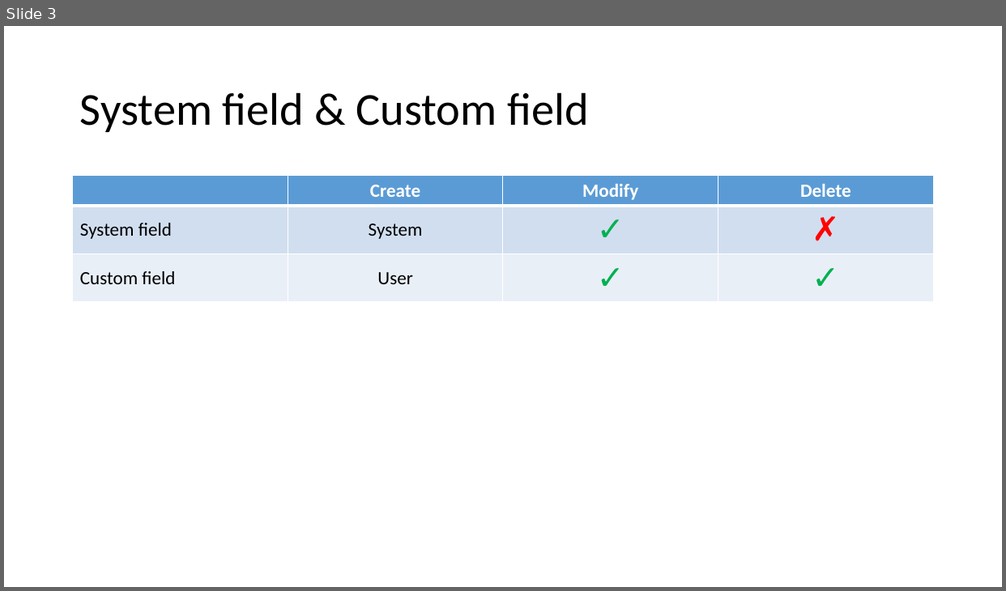
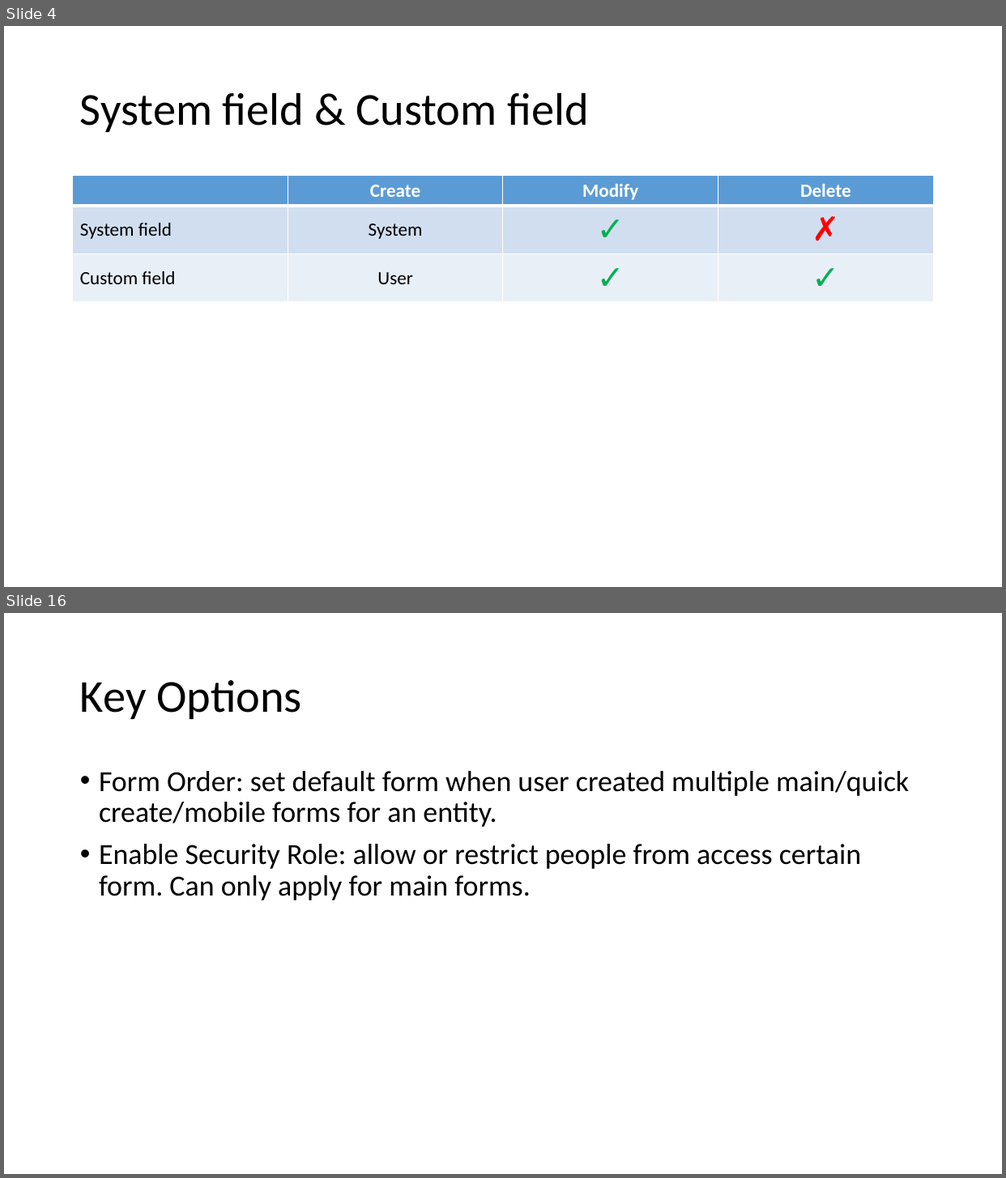
Before and after one commit to hevilhuy/Reports, a slide deck: Document/Report 2.pptx. Shown one above the other, each under a label of ours: slide 3 before the commit, slides 4 and 16 after it; the slides between them are not shown. The pictures are 1006x591 and 1006x1178 pixels, drawn with LibreOffice and Linux fonts; fonts in the diff are those of the drawing. Boxes give left, top, right and bottom in pixels: in the first picture for what was removed or moved away, otherwise in the second. Text is boxed around its words. In the diff, an @@ line names an element or a change of style, - is before the commit and + after.

```diff
--- a/Document/Report 2.pptx
+++ b/Document/Report 2.pptx
@@ slide 16 added at (4,613,1002,1174), background #FFFFFF @@
@@ title added at (80,680,302,719), 44 pt, text #000000 @@
+Key Options
@@ text added at (99,771,909,901), 28 pt, text #000000 @@
+• Form Order: set default form when user created multiple main/quick create/mobile forms for an entity.
+• Enable Security Role: allow or restrict people from access certain form. Can only apply for main forms.
@@ what was slide 3 is now slide 4 @@
```
Also in this commit, not shown: 2 slides changed, 25 other slides added, 1 slide removed, 1 other file.
